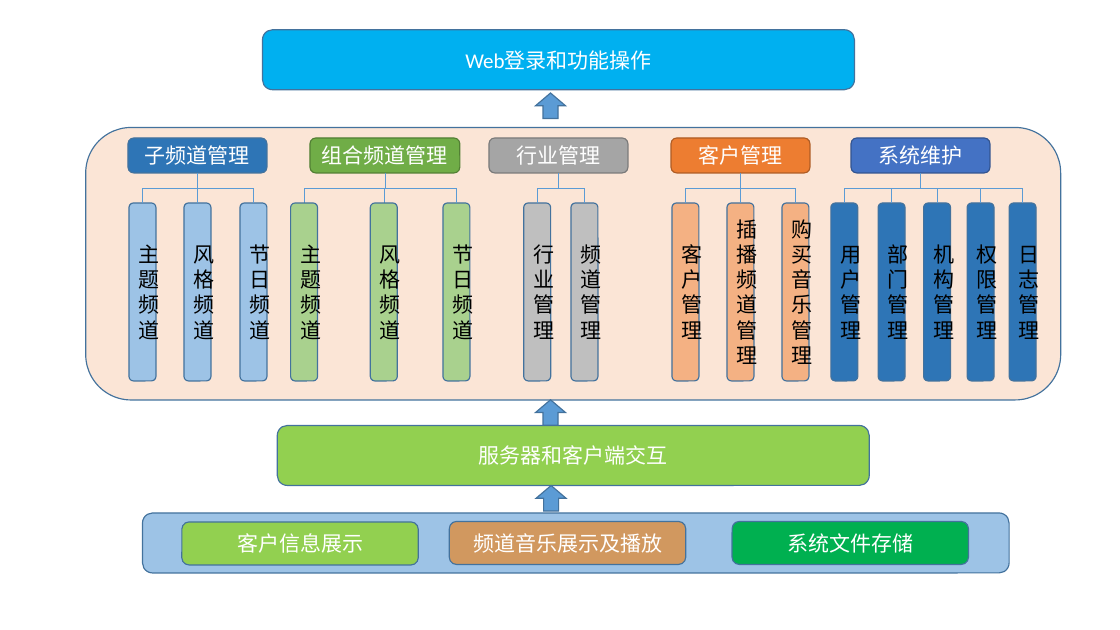
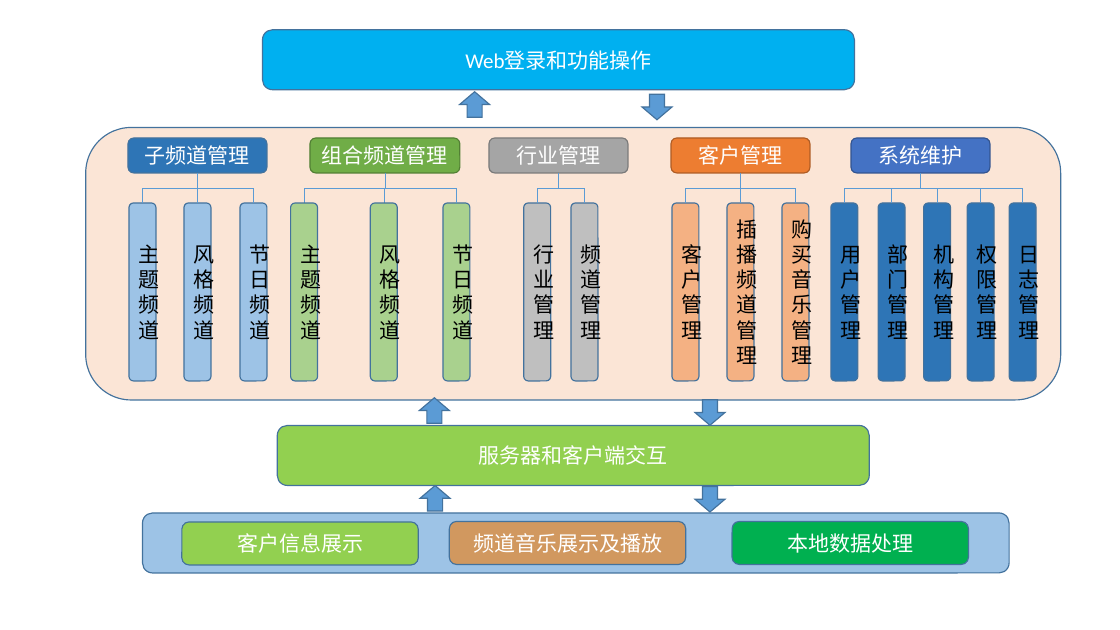
Before and after one commit to wangning82/CDBOO, a slide deck: slide 1 of doc/4、设计/架构图设计.pptx. Drawn at 1120x630 pixels with LibreOffice and Linux fonts; fonts in the diff are those of the drawing. Boxes give left, top, right and bottom in pixels: in the first picture for what was removed or moved away, otherwise in the second. Text is boxed around its words. In the diff, an @@ line names an element or a change of style, - is before the commit and + after.

```diff
--- a/doc/4、设计/架构图设计.pptx
+++ b/doc/4、设计/架构图设计.pptx
@@ down arrow: place and size @@
-down arrow at (535,93,565,118)
+down arrow at (460,92,490,117)
@@ down arrow added at (642,94,672,119), fill #5B9BD5, outline #43739E 1 pt @@
@@ down arrow: place and size @@
-down arrow at (535,400,565,425)
+down arrow at (419,398,450,423)
@@ down arrow added at (695,400,725,425), fill #5B9BD5, outline #43739E 1 pt @@
@@ down arrow: place and size @@
-down arrow at (536,486,566,511)
+down arrow at (420,486,450,511)
@@ down arrow added at (695,486,725,512), fill #5B9BD5, outline #43739E 1 pt @@
@@ text in rounded rectangle at (787,533,913,553): text changed @@
-系统文件存储
+本地数据处理
```
Also in this commit, not shown: 10 other files.
